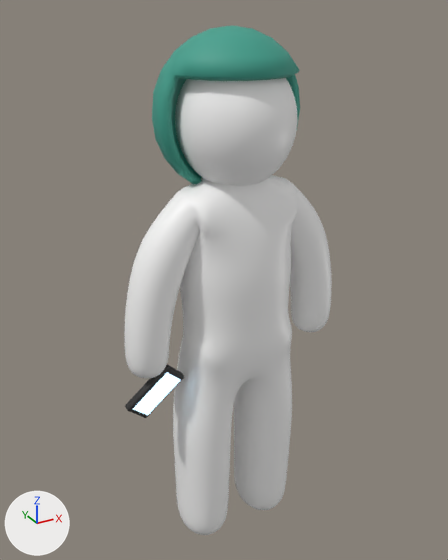
The FBX model assets/zp_character_rigged.fbx as it was, and as the next commit left it.
Rendered twice from a 50 mm lens placed at (-0.482, -0.838, 0.979), pointed at (0.007, 0.051, 0.535). Lighting does not change. The marker at lower left points along +X, +Y and +Z. The picture after the commit comes second.

Script lines for the objects in view, before the commit:
```python
me_pr_phone = bpy.data.meshes.new('PR_Phone')
me_pr_phone.from_pydata(...)  # 60 vertices, 55 faces; spans x -0.026..0.026, y -0.0079..0.007, z -0.05..0.05
# faces by material slot: [54, 1]
me_pr_phone.materials.append(mat_aj_dark)  # black #2e2e2e
me_pr_phone.materials.append(mat_zp_screen)  # blue #bfe6ff, glowing blue #bfe6ff
me_zp_character = bpy.data.meshes.new('ZP_Character')
me_zp_character.from_pydata(...)  # 7198 vertices, 7232 faces; spans x -0.2..0.2, y -0.09..0.171, z 0.035..0.955
# faces by material slot: [6816, 416]
me_zp_character.materials.append(mat_mc_white)  # white #fafaf9
me_zp_character.materials.append(mat_zp_hood)  # cyan #3fa08d
ob_pr_phone = bpy.data.objects.new('PR_Phone', me_pr_phone)
ob_pr_phone.location = (-0.158, -0.008, 0.388)
ob_pr_phone.rotation_euler = (0.319, 0.754, 0.292)  # degrees (18, 43, 17)
ob_zp_character = bpy.data.objects.new('ZP_Character', me_zp_character)
ob_zp_character.location = (0.0, 0.0, 0.0)
```
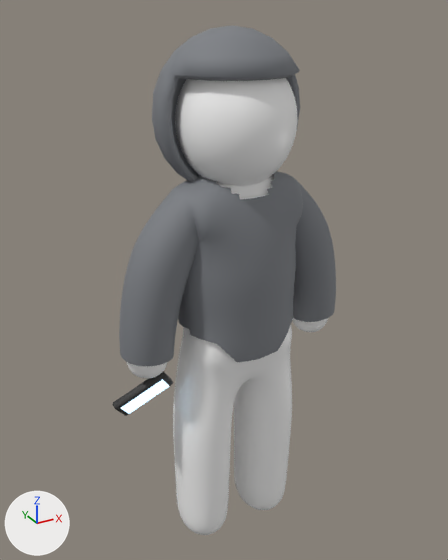
What differs and where, as boxes [x1, y1, x2, y2] in the pictures (448 x 560 px):
'ZP_Character', reshaped: before [124, 25, 332, 535]; after [119, 25, 336, 535]
'PR_Phone', moved, turned: before [125, 365, 184, 418]; after [113, 371, 173, 416]
part 1 of me_zp_character, added: after [119, 171, 336, 366]
part 2 of me_zp_character, recoloured (cyan to grey): [152, 25, 300, 181] in both

Patch to the scene script:
```diff
--- a/assets/zp_character_rigged.fbx.py
+++ b/assets/zp_character_rigged.fbx.py
@@ mat_zp_hoodie @@
+mat_zp_hoodie = principled_material('ZP_Hoodie')
+mat_zp_hoodie.base_color = (0.202, 0.212, 0.231)  # grey #7c7f84
+mat_zp_hoodie.roughness = 0.72
@@ me_zp_character @@
 # used by ob_zp_character; location = (0.0, 0.0, 0.0)
-me_zp_character.from_pydata(...)  # 7198 vertices, 7232 faces; spans x -0.2..0.2, y -0.09..0.171, z 0.035..0.955
+me_zp_character.from_pydata(...)  # 10490 vertices, 10443 faces; spans x -0.208..0.208, y -0.09..0.171, z 0.035..0.955
+# me_zp_character part 1: a new loose piece of 3292 vertices spanning x -0.208..0.208, y -0.085..0.083, z 0.442..0.744, in mat_zp_hoodie (grey #7c7f84)
+# me_zp_character part 2: 416 faces spanning x -0.119..0.119, y -0.086..0.171, z 0.705..0.955 switch from mat_zp_hood (cyan #3fa08d) to mat_zp_hoodie (grey #7c7f84)
 me_zp_character.materials.append(mat_mc_white)
@@ ob_pr_phone @@
 ob_pr_phone = bpy.data.objects.new('PR_Phone', me_pr_phone)
-ob_pr_phone.location = (-0.158, -0.008, 0.388)
-ob_pr_phone.rotation_euler = (0.319, 0.754, 0.292)  # degrees (18, 43, 17)
+ob_pr_phone.location = (-0.173, 0.007, 0.38)
+ob_pr_phone.rotation_euler = (0.764, 0.833, 0.741)  # degrees (44, 48, 42)
```
